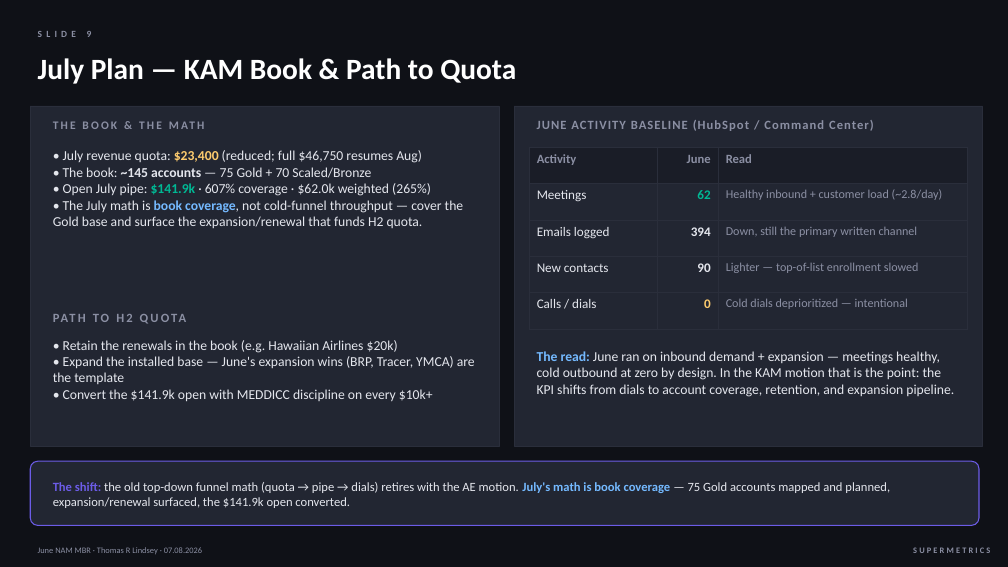
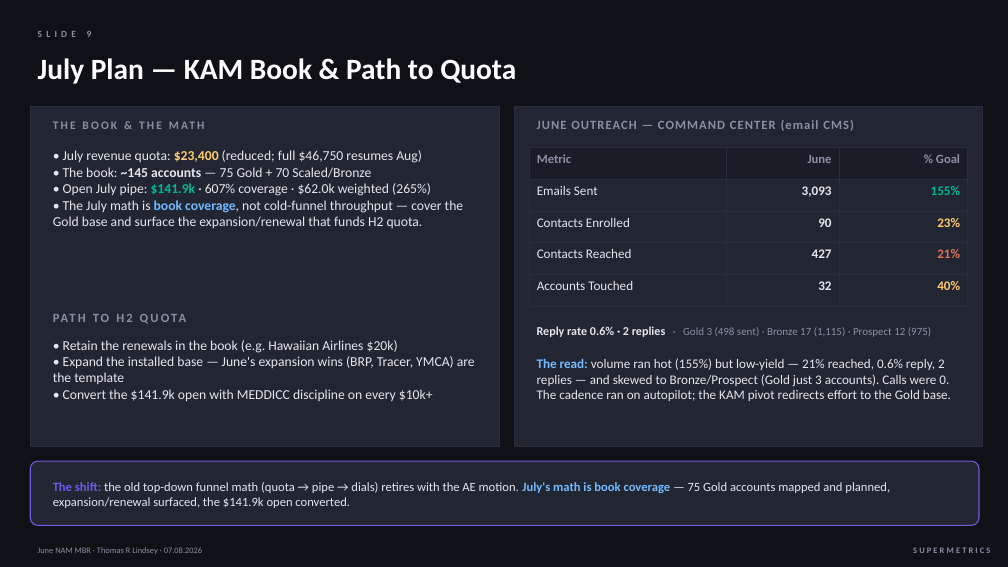
Before and after one commit to thommi2phones/Sales-Coach, a slide deck: slide 9 of June_2026_NAM_MBR.pptx. Drawn at 1008x567 pixels with LibreOffice and Linux fonts; fonts in the diff are those of the drawing. Boxes give left, top, right and bottom in pixels: in the first picture for what was removed or moved away, otherwise in the second. Text is boxed around its words. In the diff, an @@ line names an element or a change of style, - is before the commit and + after.

```diff
--- a/June_2026_NAM_MBR.pptx
+++ b/June_2026_NAM_MBR.pptx
@@ table at [529, 147, 968, 294] @@
-row 1, column 1: Activity
+row 1, column 1: Metric
-row 1, column 3: Read
+row 1, column 3: % Goal
-row 2: Meetings | 62 | Healthy inbound + customer load (~2.8/day)
+row 2: Emails Sent | 3,093 | 155%
-row 3: Emails logged | 394 | Down, still the primary written channel
+row 3: Contacts Enrolled | 90 | 23%
-row 4: New contacts | 90 | Lighter — top-of-list enrollment slowed
+row 4: Contacts Reached | 427 | 21%
-row 5: Calls / dials | 0 | Cold dials deprioritized — intentional
+row 5: Accounts Touched | 32 | 40%
@@ text at [537, 120, 854, 131]: text changed @@
-JUNE ACTIVITY BASELINE (HubSpot / Command Center)
+JUNE OUTREACH — COMMAND CENTER (email CMS)
@@ text "Reply rate 0.6% · 2 ..." at [537, 326, 931, 337]: vertical alignment top to middle @@
@@ text at [537, 326, 931, 337]: text changed; size 13 to 10.5 pt; text colour #E4E6ED to #8B8FA3 @@
-The read: June ran on inbound demand + expansion — meetings healthy, cold outbound at zero by design. In the KAM motion that is the point: the KPI shifts from dials to account coverage, retention, and expansion pipeline.
+Reply rate 0.6% · 2 replies · Gold 3 (498 sent) · Bronze 17 (1,115) · Prospect 12 (975)
@@ text added at [537, 358, 951, 401], 12.5 pt, text #E4E6ED @@
+The read: volume ran hot (155%) but low-yield — 21% reached, 0.6% reply, 2 replies — and skewed to Bronze/Prospect (Gold just 3 accounts). Calls were 0. The cadence ran on autopilot; the KAM pivot redirects effort to the Gold base.
```
Also in this commit, not shown: 1 other file.
